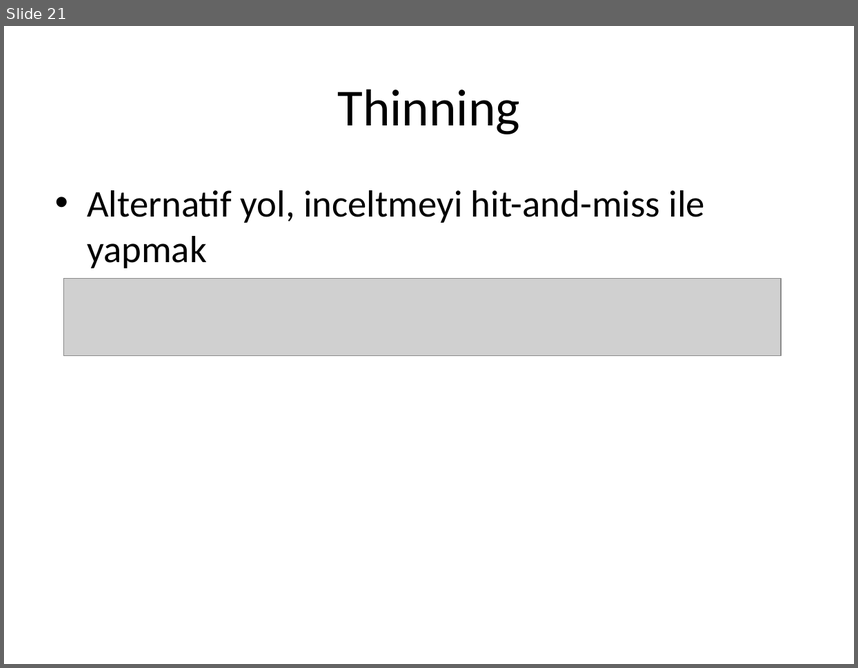
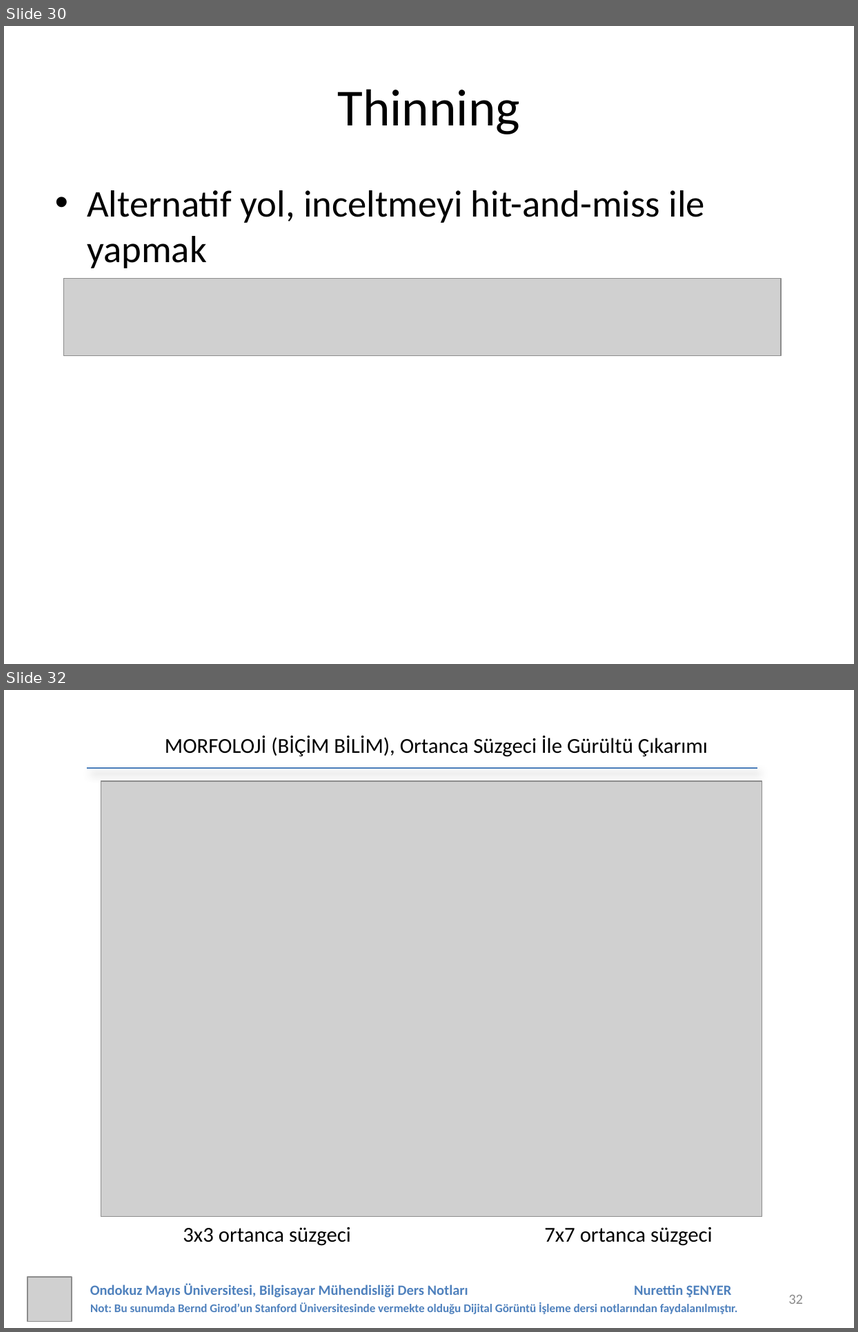
Before and after one commit to 19ceng/ce401dip, a slide deck: 07-morph/07-morph.pptx. Shown one above the other, each under a label of ours: slide 21 before the commit, slides 30 and 32 after it; the slides between them are not shown. The pictures are 858x668 and 858x1332 pixels, drawn with LibreOffice and Linux fonts; fonts in the diff are those of the drawing; grey boxes stand for pictures. Boxes give left, top, right and bottom in pixels: in the first picture for what was removed or moved away, otherwise in the second. Text is boxed around its words. In the diff, an @@ line names an element or a change of style, - is before the commit and + after.

```diff
--- a/07-morph/07-morph.pptx
+++ b/07-morph/07-morph.pptx
@@ slide 32 added at (4, 690, 854, 1328), background #FFFFFF @@
@@ text added at (165, 736, 708, 757), 18 pt, text #000000 @@
+MORFOLOJİ (BİÇİM BİLİM), Ortanca Süzgeci İle Gürültü Çıkarımı
@@ line added from (87, 768) to (757, 768), #4B7EBC 1.25 pt @@
@@ picture added at (101, 781, 762, 1216) @@
@@ text added at (183, 1227, 351, 1245), 18 pt, text #000000 @@
+3x3 ortanca süzgeci
@@ text added at (544, 1227, 713, 1245), 18 pt, text #000000 @@
+7x7 ortanca süzgeci
@@ picture added at (27, 1276, 72, 1321) @@
@@ text added at (90, 1283, 738, 1314), 10 pt, text #4F81BD, bold @@
+Ondokuz Mayıs Üniversitesi, Bilgisayar Mühendisliği Ders Notları Nurettin ŞENYER
+Not: Bu sunumda Bernd Girod’un Stanford Üniversitesinde vermekte olduğu Dijital Görüntü İşleme dersi notlarından faydalanılmıştır.
@@ page number added at (789, 1294, 803, 1303), 12 pt, text #8C8C8C @@
+32
@@ what was slide 21 is now slide 30 @@
```
Also in this commit, not shown: 4 slides changed, 27 other slides added, 4 slides removed, 1 other file.
